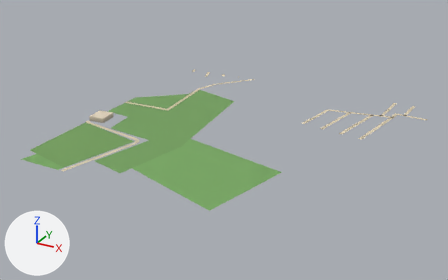
One commit to the glTF model public/assets/bengaluru-region-v1/tiles/t46_10-l0.glb: the scene before it, then after it.
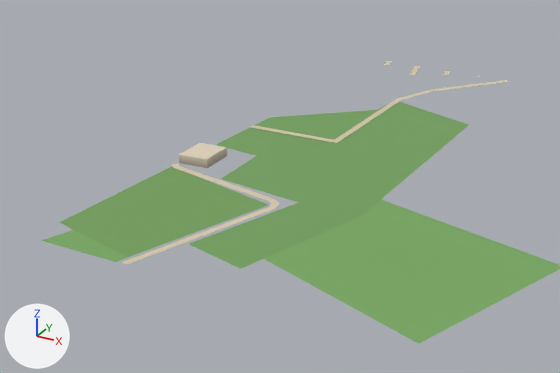
The first picture shows the older version from a camera (50 mm lens) standing at (23670.0, 4422.0, 393.0) and looking at (23226.0, 5230.0, -11.0). The close-ups show the older and then the newer version on the part from 0% to 62% of the width and 14% to 81% of the height of that picture. Only the edits that show in the close-ups are written down. Every picture has the same lights, and +X, +Y and +Z are marked at lower left. Vertices at exactly the same position are counted once.

Names of what the first close-up shows: 'building', 'ground'.
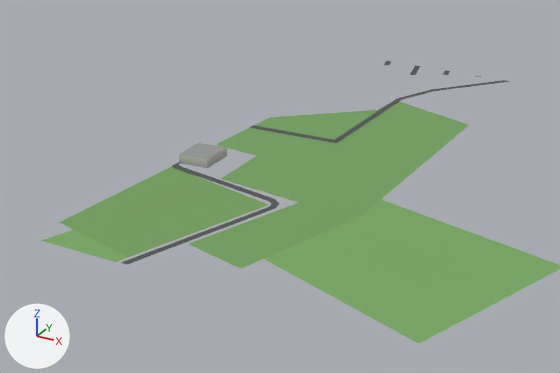
Pixel boxes [x1, y1, x2, y2] of what changed, in the close-ups (560 x 373 px; the box of a moved part takes in the faces that stretch with it):
part 1 of me_building, recoloured (darker): [179, 143, 227, 168] in both
part 2 of me_ground, moved or reshaped: before [384, 61, 509, 88]; after [384, 61, 510, 88]
part 3 of me_ground, moved or reshaped: [251, 125, 336, 143] in both
part 4 of me_ground, moved or reshaped: before [122, 207, 275, 265]; after [121, 207, 275, 264]
part 5 of me_ground, recoloured: [122, 63, 480, 264] in both

Edits to the bpy script that builds the scene:
```text
Change me_building:
    used by ob_building; location = (23000.0, 5000.0, 0.0)
    remove me_building.from_pydata(...)  # 8 vertices, 10 faces; spans x -3.1..27.5, y 169.3..202.3, z 0.0..8.0
    add me_building.from_pydata(...)  # 8 vertices, 12 faces; spans x -3.1..27.5, y 169.3..202.3, z 0.0..8.0
    me_building part 1: 10 kept faces spanning x -3.1..27.5, y 169.3..202.3, z 0.0..8.0 get new vertex colours
    edits to the shape of me_building do not show in these pictures
Change me_ground:
    used by ob_ground; location = (23000.0, 5000.0, 0.0)
    verts and faces of me_ground; kept vertices keep their numbers, new ones are numbered from 334
    before: 228 (29.0, 273.0, 1.0) at pixel (280, 130), 229 (30.0, 267.0, 1.0) at pixel (277, 132), 230 (59.0, 275.0, 1.0) at pixel (308, 135), 231 (59.0, 269.0, 1.0) at pixel (305, 137)
    before: 310 (89.0, 1.0, 1.0) at pixel (121, 262), 311 (95.0, -1.0, 1.0) at pixel (126, 264), 312 (97.0, 33.0, 1.0) at pixel (161, 247), 313 (103.0, 32.0, 1.0) at pixel (166, 249), 314 (106.0, 66.0, 1.0) at pixel (199, 233)
    before: 315 (111.0, 64.0, 1.0) at pixel (204, 235), 316 (114.0, 98.0, 1.0) at pixel (235, 219), 317 (120.0, 96.0, 1.0) at pixel (240, 221)
    remove me_ground.from_pydata(...)  # 334 vertices, 416 faces; spans x -2.0..500.0, y -1.0..502.0, z 1.0
    add me_ground.from_pydata(...)  # 337 vertices, 419 faces; spans x 0.0..500.0, y 0.0..500.0, z 1.0
    me_ground part 2
    8 vertices are removed from x 3.0..148.0, y 477.0..502.0, z 1.0
    8 faces are deleted
    4 vertices in x 9.0..115.0, y 501.0, z 1.0 move by (-6.0, -1.0, 0.0)
    9 vertices are added at x 9.0..149.0, y 478.0..500.0, z 1.0
    9 new faces join them
    me_ground part 3
    add verts[229] = (27.0, 267.0, 1.0)  # moved, pixel (274, 131)
    add verts[228] = (26.0, 273.0, 1.0)  # moved, pixel (277, 129)
    add verts[231] = (58.0, 269.0, 1.0)  # moved, pixel (303, 137)
    add verts[230] = (57.0, 275.0, 1.0)  # moved, pixel (307, 134)
    me_ground part 4
    add verts[310] = (89.0, 0.0, 1.0)  # moved, pixel (120, 262)
    add verts[311] = (95.0, 0.0, 1.0)  # moved, pixel (127, 264)
    add verts[313] = (102.0, 27.0, 1.0)  # moved, pixel (160, 251)
    add verts[312] = (96.0, 28.0, 1.0)  # moved, pixel (155, 249)
    add verts[315] = (111.0, 61.0, 1.0)  # moved, pixel (200, 236)
    add verts[314] = (105.0, 62.0, 1.0)  # moved, pixel (195, 234)
    add verts[317] = (119.0, 95.0, 1.0)  # moved, pixel (238, 222)
    add verts[316] = (114.0, 96.0, 1.0)  # moved, pixel (233, 220)
    me_ground part 5: 86 kept faces spanning x 0.0..500.0, y 0.0..500.0, z 1.0 get new vertex colours; the middle colour goes from beige #d7c9ae to dark grey #535556
    other edits to the shape of me_ground do not show in these pictures
```
